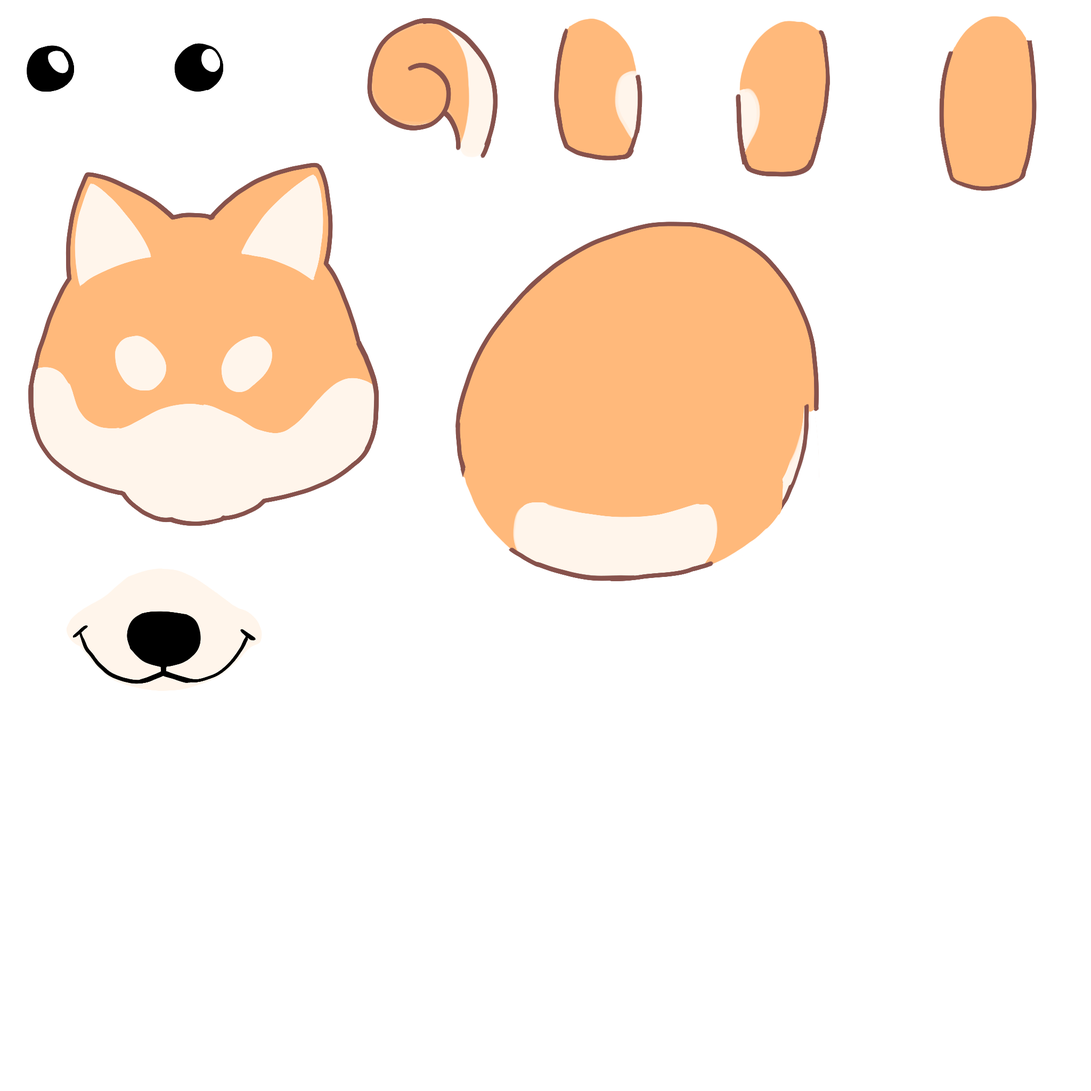
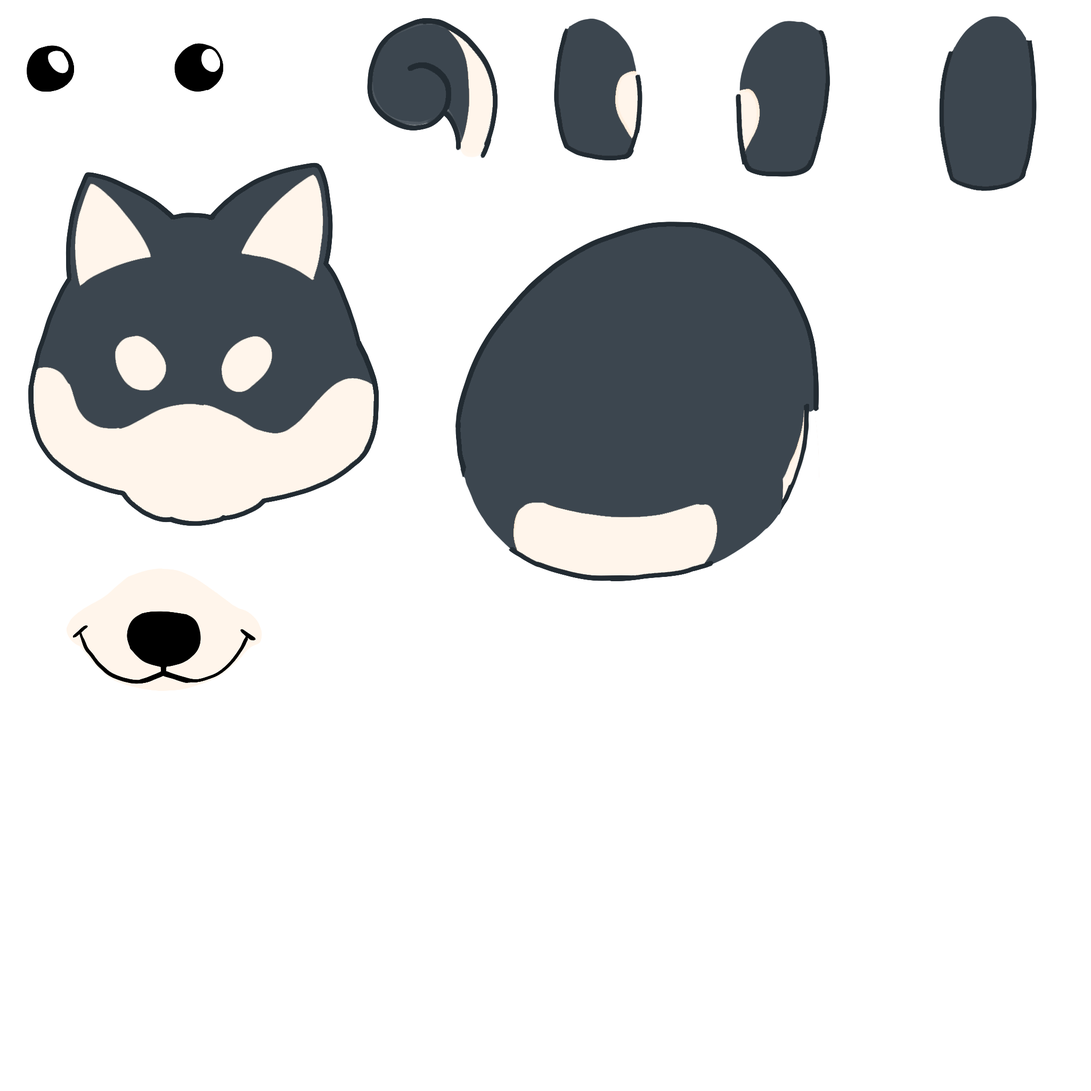
The second 1091 x 1091 image is a revision of the first. Changes to its layers:
painted on "Layer 22" over [367, 18, 498, 159]
painted on "leg f r" over [554, 18, 643, 161]
painted on "leg f l" over [736, 20, 831, 177]
painted on "leg back" over [939, 15, 1038, 192]
painted on "body" over [455, 221, 820, 582]
painted on "Layer 23 copy 2" over [28, 162, 380, 527]
